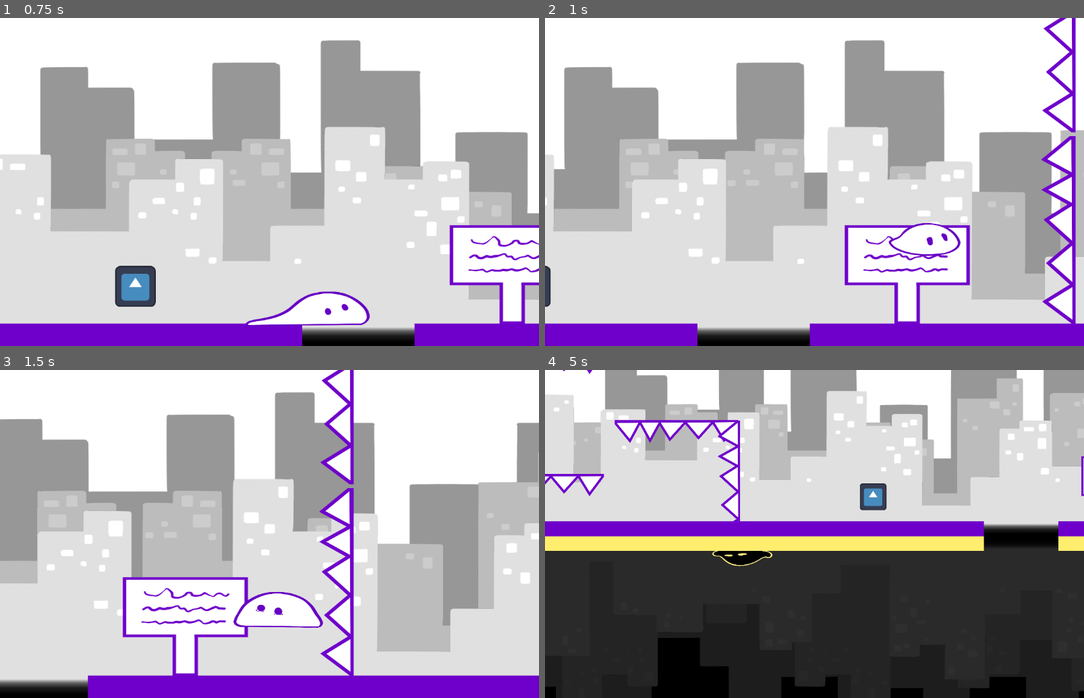
Above: before the commit, frames 1-4 (two rows, left to right).
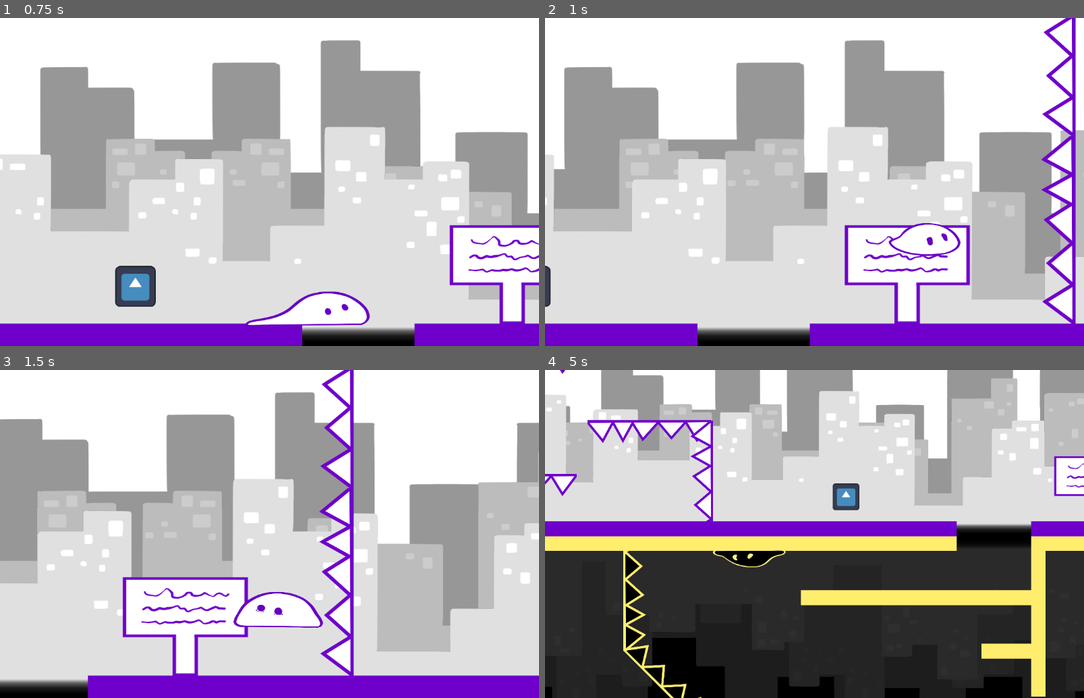
Above: after the commit, the same moments.

Repository: Globs-United/Project
Game: Godot game, scene res://lvl2.tscn
Same seed, same stepped clock (60 frames per second), same inputs: the game is played once before the commit and once after it. This scene is started directly instead of the project's main scene. The engine's default icon, where the game draws it, is replaced by a stand-in: a white triangle on a blue panel in a dark square.
Inputs:
- Up to frame 1 (0.75 s): hold Right (moveRight) from 0.53 s (still down); tap E (interact) at 0.6 s
- Up to frame 2 (1 s): keep holding Right (moveRight); tap Space (jump) at 0.77 s
- Up to frame 3 (1.5 s): keep holding Right (moveRight); tap E (interact) at 1.35 s
- Up to frame 4 (5 s): tap Space (jump) at 1.52, 3.02, 3.5, 3.77, 4.52 s; release Right (moveRight) at 2.03 s; hold Left (moveLeft) 2.03-2.78 s; tap E (interact) every 0.75 s from 2.1 to 4.35 s; tap Enter at 2.75 s; hold Right (moveRight) 2.78-4.28 s; hold Left (moveLeft) from 4.28 s (still down)

Frame 1 is identical in both runs. In frame 2, 0.7% of the frame differs, in the area x 92-99%, y 0-37%; in frame 3, 0.7%; in frame 4, 16%, in the area x 0-100%, y 0-100%.

Commit message:
Make some portals one way

Diff:
--- a/lvl2.tscn
+++ b/lvl2.tscn
@@ -21,6 +21,7 @@
 [node name="Pit" parent="." instance=ExtResource("2_jukch")]
 position = Vector2(4870, 350)
 scale = Vector2(0.4, 0.1)
+oneWay = true
 
 [node name="Wall" parent="." instance=ExtResource("3_vcnes")]
 z_index = 1
@@ -104,6 +105,11 @@
 rotation = 1.5708
 scale = Vector2(0.2, 0.2)
 
+[node name="Spikes17" parent="." instance=ExtResource("7_t5h3c")]
+position = Vector2(4506, 649)
+rotation = 1.5708
+scale = Vector2(0.2, 0.2)
+
 [node name="Spikes3" parent="." instance=ExtResource("7_t5h3c")]
 position = Vector2(3273, 251)
 scale = Vector2(0.2, 0.2)
@@ -121,7 +127,7 @@
 scale = Vector2(0.2, 0.2)
 
 [node name="Spikes14" parent="." instance=ExtResource("7_t5h3c")]
-position = Vector2(5179, 22)
+position = Vector2(5179, 26)
 scale = Vector2(0.2, 0.2)
 
 [node name="Spikes4" parent="." instance=ExtResource("7_t5h3c")]
@@ -129,6 +135,16 @@
 rotation = 3.14159
 scale = Vector2(0.2, 0.2)
 
+[node name="Spikes15" parent="." instance=ExtResource("7_t5h3c")]
+position = Vector2(4287, 434)
+rotation = 3.14159
+scale = Vector2(0.2, 0.2)
+
+[node name="Spikes16" parent="." instance=ExtResource("7_t5h3c")]
+position = Vector2(4350, 587)
+rotation = 2.35619
+scale = Vector2(0.2, 0.2)
+
 [node name="Fire" parent="." instance=ExtResource("8_ux455")]
 position = Vector2(345, -370)
 scale = Vector2(0.07, 0.07)
@@ -186,6 +202,10 @@
 position = Vector2(2858, 71)
 scale = Vector2(0.25, 2.68)
 
+[node name="Wall22" parent="." instance=ExtResource("3_vcnes")]
+position = Vector2(4932, 480)
+scale = Vector2(0.25, 2.68)
+
 [node name="Wall5" parent="." instance=ExtResource("3_vcnes")]
 position = Vector2(1337, 216)
 scale = Vector2(5.56, 0.25)
@@ -210,6 +230,33 @@
 position = Vector2(4015, 239)
 scale = Vector2(0.559995, 0.25)
 
+[node name="Spikes18" parent="." instance=ExtResource("7_t5h3c")]
+position = Vector2(5658, 546)
+rotation = -1.5708
+scale = Vector2(-0.2, 0.2)
+
+[node name="Spikes19" parent="." instance=ExtResource("7_t5h3c")]
+position = Vector2(5428, 441)
+rotation = -1.5708
+scale = Vector2(-0.2, 0.2)
+
+[node name="Spikes20" parent="." instance=ExtResource("7_t5h3c")]
+position = Vector2(5429, 649)
+rotation = -1.5708
+scale = Vector2(-0.2, 0.2)
+
+[node name="Spikes21" parent="." instance=ExtResource("7_t5h3c")]
+position = Vector2(5305, 563)
+scale = Vector2(0.2, 0.2)
+
+[node name="Spikes22" parent="." instance=ExtResource("7_t5h3c")]
+position = Vector2(5743, 469)
+scale = Vector2(0.2, 0.2)
+
+[node name="Wall25" parent="." instance=ExtResource("3_vcnes")]
+position = Vector2(5356, 478)
+scale = Vector2(0.559995, 0.25)
+
 [node name="Wall17" parent="." instance=ExtResource("3_vcnes")]
 position = Vector2(2983, 192)
 scale = Vector2(1.04, 0.25)
@@ -217,6 +264,14 @@
 [node name="Wall16" parent="." instance=ExtResource("3_vcnes")]
 position = Vector2(3181, 265)
 scale = Vector2(1.04, 0.25)
+
+[node name="Wall24" parent="." instance=ExtResource("3_vcnes")]
+position = Vector2(4890, 535)
+scale = Vector2(1.04, 0.25)
+
+[node name="Wall23" parent="." instance=ExtResource("3_vcnes")]
+position = Vector2(4739, 449)
+scale = Vector2(3.96, 0.25)
 
 [node name="Wall6" parent="." instance=ExtResource("3_vcnes")]
 position = Vector2(1371, 87)
--- a/scripts/pit.gd
+++ b/scripts/pit.gd
@@ -2,12 +2,19 @@
 
 var initVel
 var player_within_counter = 0
-var player_within = false
+var player_within = false;
+
+var scene = preload("res://object_scenes/wall.tscn");
+var instance = false;
+
+@export var oneWay = false;
 
 func _process(delta: float) -> void:
 	if player_within:
 		player_within_counter += 1
 		print(player_within_counter)
+	if instance && get_node("../Player").death_lock:
+		instance.free();
 
 
 func _on_body_entered(body: Node2D) -> void:
@@ -19,8 +26,15 @@
 func _on_body_exited(body: Node2D) -> void:
 	if body.is_in_group("player"):
 		print("Player detected")
-		get_tree().call_group("player", "change_world")
+		get_tree().call_group("player", "change_world");
 		get_tree().call_group("player", "exitting_pit", initVel)
+		if oneWay:
+			instance = scene.instantiate()
+			get_node("../").add_child(instance);
+
+			instance.position = position;
+			instance.scale = 5 * scale;
+			instance.visible = false;
 	if body.is_in_group("enemy"):
 		get_tree().call_group("enemy", "change_world")
 	print("Body detected! Changing their world")
